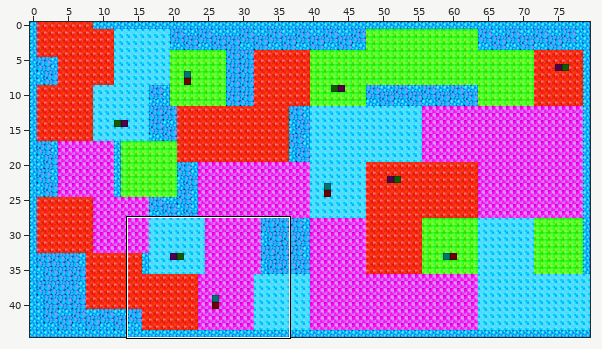
A Tiled map gets an edit: Resources/TileMaps/lifts.tmx. Above: a wide view before the commit, with the close-up outlined.
Close-up. The starting point:
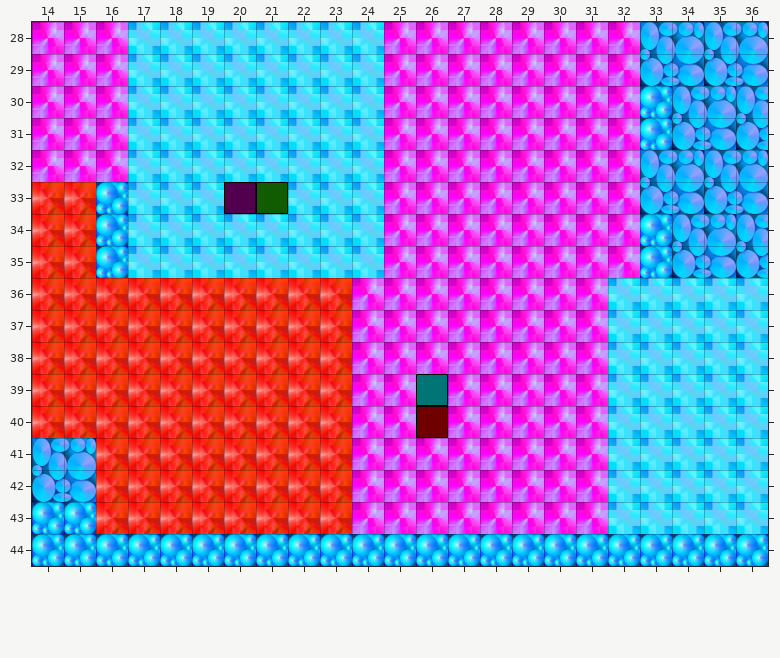
Cells are 64x64 px. Shown: x 14..36, y 28..44. The commit also changed other parts of the map, which this record leaves out.
After the commit:
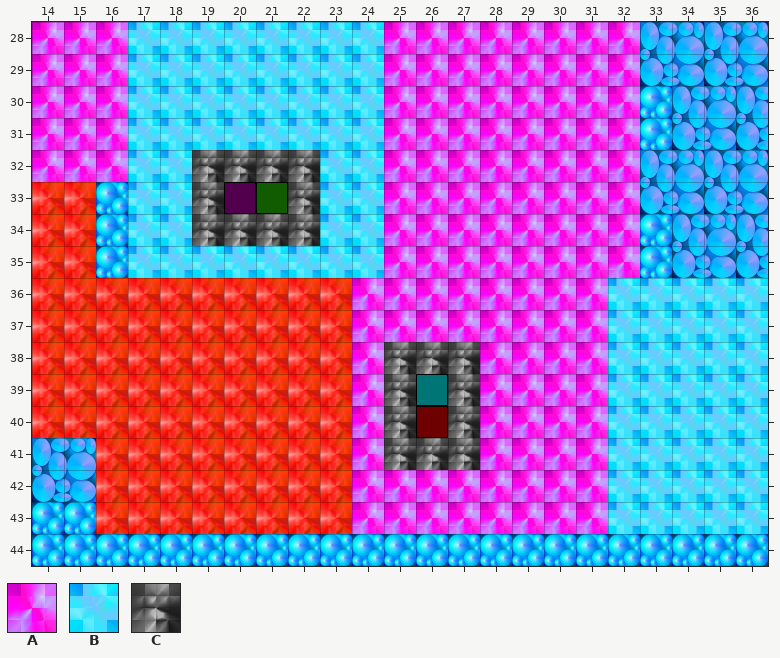
Key: from "blue": A 5, B 11, C 13.
_ is an empty cell.
Difference:
Layer "background":
y 32: x 19..22 BBBB -> CCCC
y 33: x 19 B -> C; x 22 B -> C
y 34: x 19..22 BBBB -> CCCC
y 38: x 25..27 AAA -> CCC
y 39..40: x 25 A -> C; x 27 A -> C
y 41: x 25..27 AAA -> CCC
Boxes around the changes in both close-ups, in picture pixels (x1, y1, x2, y2):
changed: (192, 150, 320, 246)
changed: (384, 342, 480, 470)
